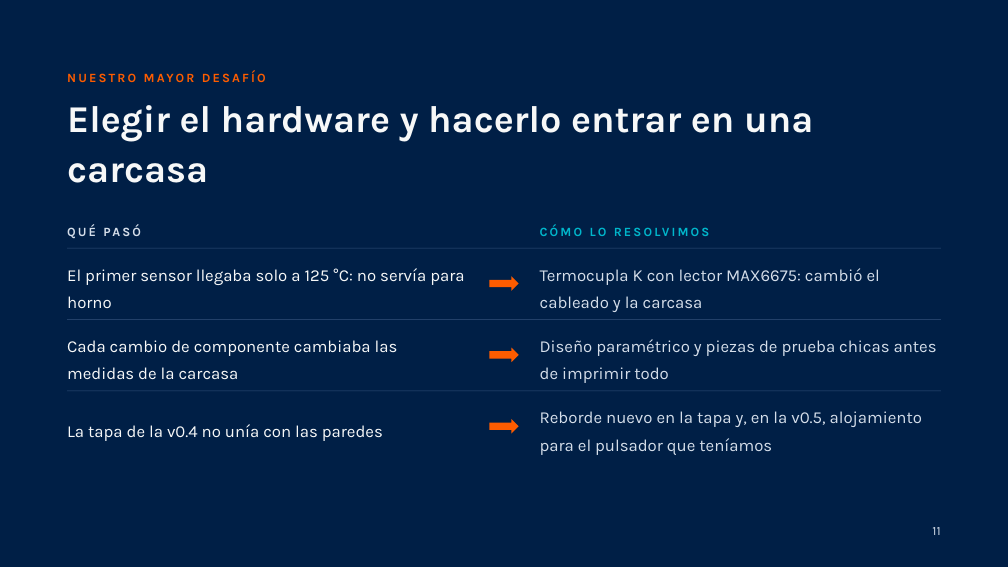
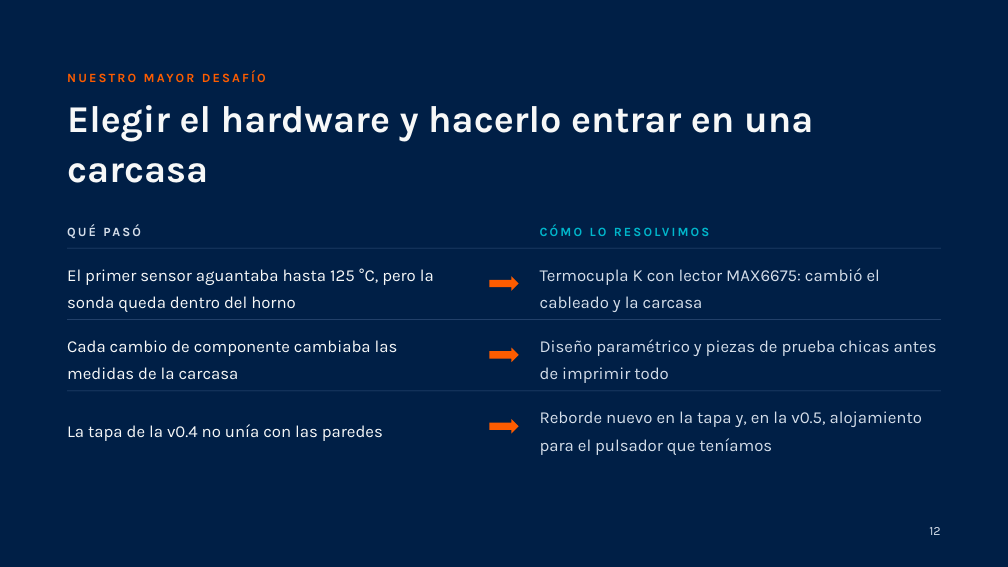
Before and after one commit to Code7C26/TermaLab, a slide deck: slide 12 of entregables/Pitch_Final_TermaLab.pptx. Drawn at 1008x567 pixels with LibreOffice and Linux fonts; fonts in the diff are those of the drawing. Boxes give left, top, right and bottom in pixels: in the first picture for what was removed or moved away, otherwise in the second. Text is boxed around its words. In the diff, an @@ line names an element or a change of style, - is before the commit and + after.

```diff
--- a/entregables/Pitch_Final_TermaLab.pptx
+++ b/entregables/Pitch_Final_TermaLab.pptx
@@ text at [67,268,434,312]: text changed @@
-El primer sensor llegaba solo a 125 °C: no servía para horno
+El primer sensor aguantaba hasta 125 °C, pero la sonda queda dentro del horno
@@ text at [929,527,940,535]: text changed @@
-11
+12
```
Also in this commit, not shown: 13 other slides changed, 1 slide added, 4 other files.
